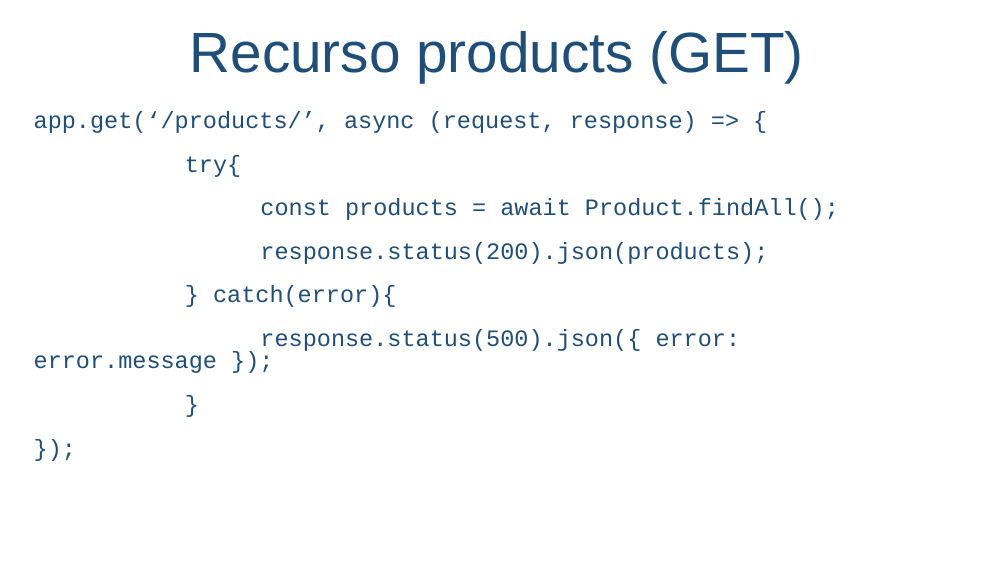
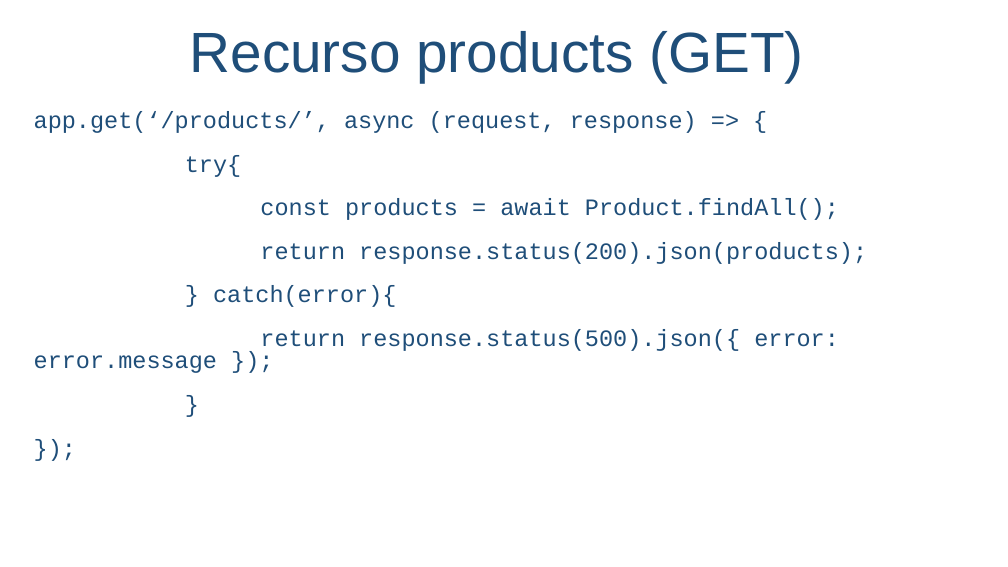
Before and after one commit to salmo-jr/public-slides, a slide deck: slide 49 of node-js.pptx (slide 48 before the commit). Drawn at 1008x567 pixels with LibreOffice and Linux fonts; fonts in the diff are those of the drawing; background and template pictures are left out. Boxes give left, top, right and bottom in pixels: in the first picture for what was removed or moved away, otherwise in the second. Text is boxed around its words. In the diff, an @@ line names an element or a change of style, - is before the commit and + after.

```diff
--- a/node-js.pptx
+++ b/node-js.pptx
@@ text at [260,242,867,264]: text changed @@
-response.status(200).json(products);
+return response.status(200).json(products);
@@ text at [34,329,839,373]: text changed @@
-response.status(500).json({ error: error.message });
+return response.status(500).json({ error: error.message });
```
Also in this commit, not shown: 5 other slides changed, 6 slides added, 1 slide removed, 5 other files.
